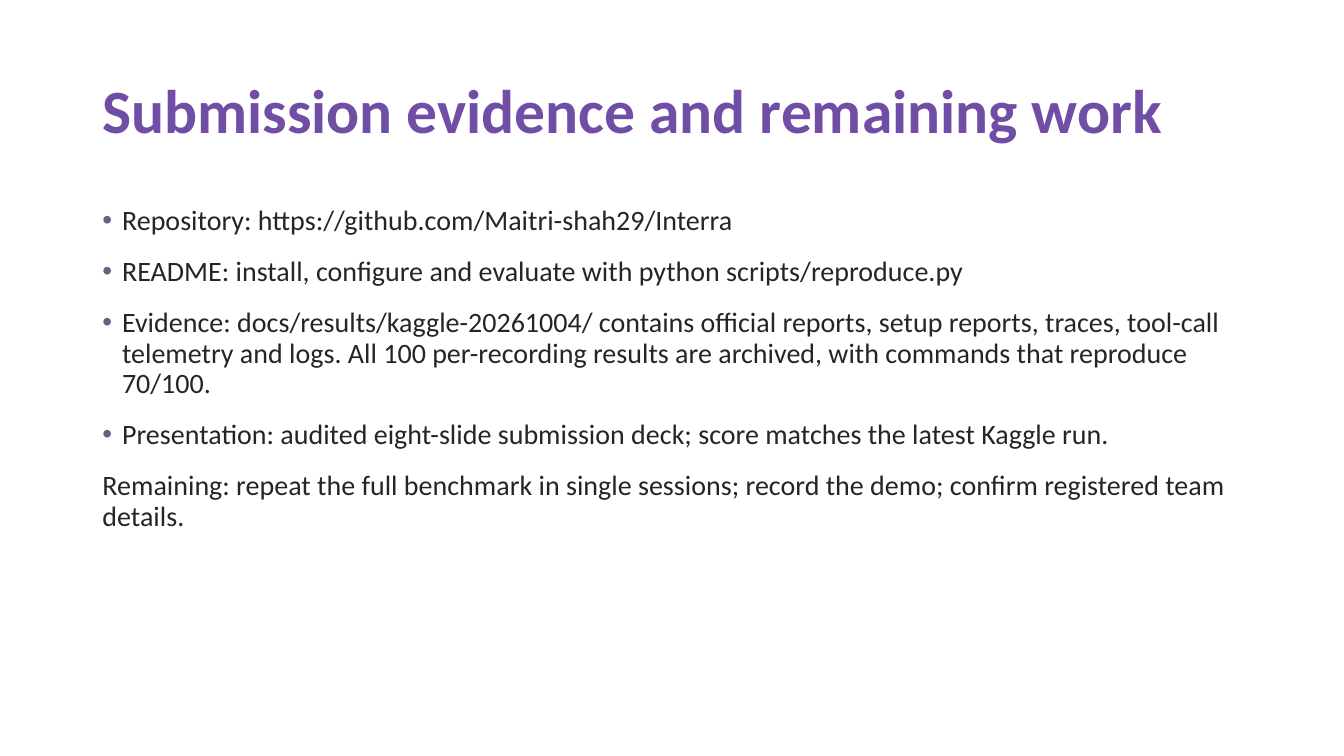
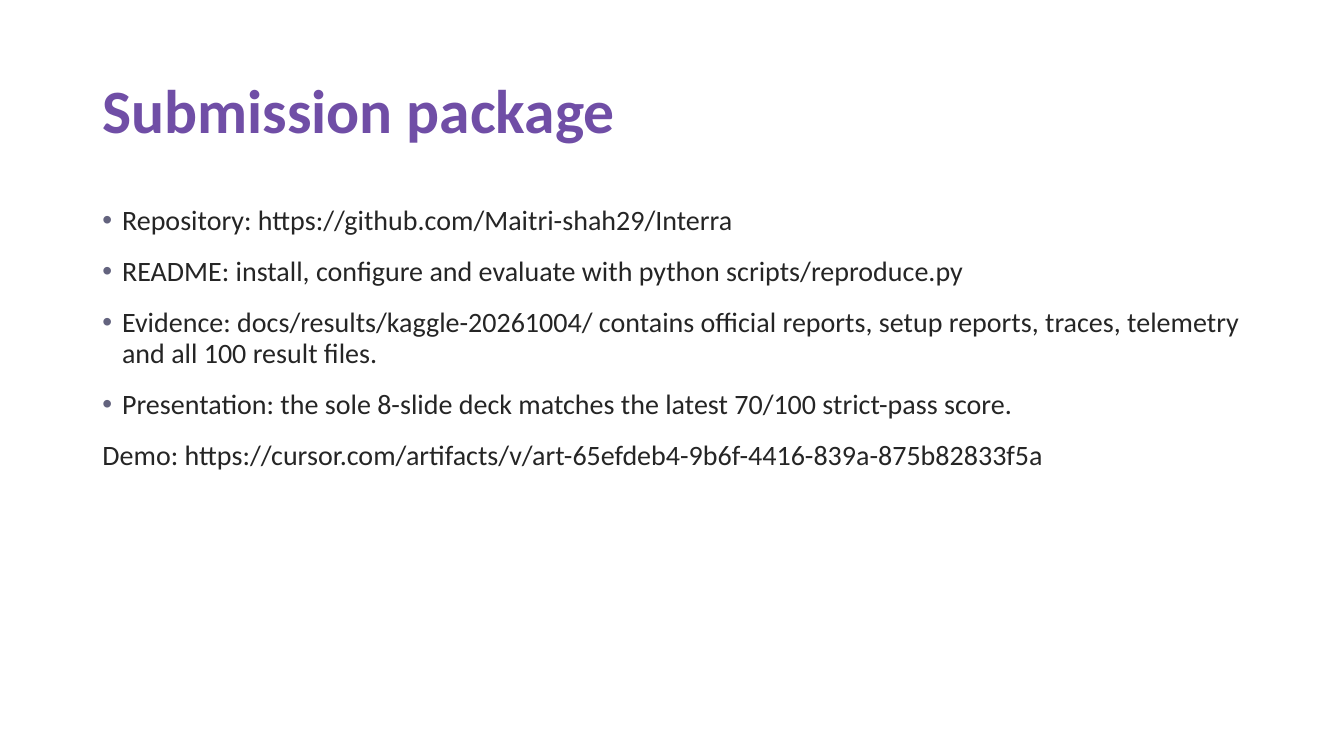
Before and after one commit to Maitri-shah29/Interra, a slide deck: slide 8 of docs/Interra_Theme05_submission.pptx. Drawn at 1344x756 pixels with LibreOffice and Linux fonts; fonts in the diff are those of the drawing. Boxes give left, top, right and bottom in pixels: in the first picture for what was removed or moved away, otherwise in the second. Text is boxed around its words. In the diff, an @@ line names an element or a change of style, - is before the commit and + after.

Commit message:
Update eight-slide results, completion text and submission links

```diff
--- a/docs/Interra_Theme05_submission.pptx
+++ b/docs/Interra_Theme05_submission.pptx
@@ title at (102,90,615,144): text changed @@
-Submission evidence and remaining work
+Submission package
@@ text at (102,312,1239,470): text changed @@
-• Evidence: docs/results/kaggle-20261004/ contains official reports, setup reports, traces, tool-call telemetry and logs. All 100 per-recording results are archived, with commands that reproduce 70/100.
-• Presentation: audited eight-slide submission deck; score matches the latest Kaggle run.
-Remaining: repeat the full benchmark in single sessions; record the demo; confirm registered team details.
+• Evidence: docs/results/kaggle-20261004/ contains official reports, setup reports, traces, telemetry and all 100 result files.
+• Presentation: the sole 8-slide deck matches the latest 70/100 strict-pass score.
+Demo: https://cursor.com/artifacts/v/art-65efdeb4-9b6f-4416-839a-875b82833f5a
```
Also in this commit, not shown: 3 other slides changed, 11 other files.
